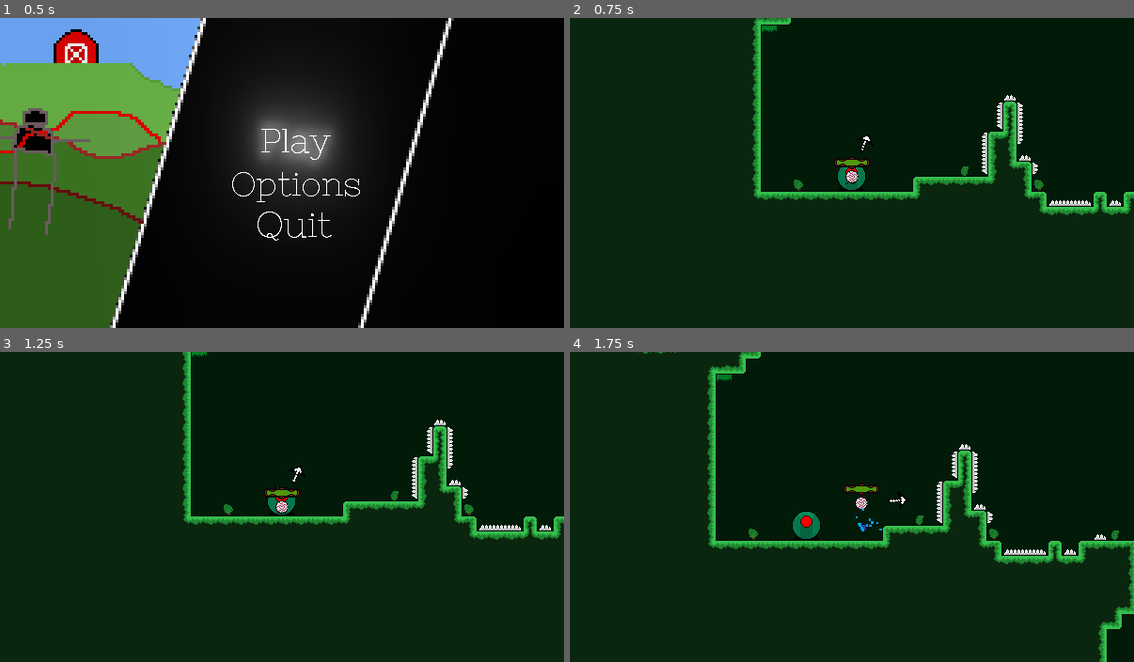
Above: before the commit, frames 1-4 (two rows, left to right).
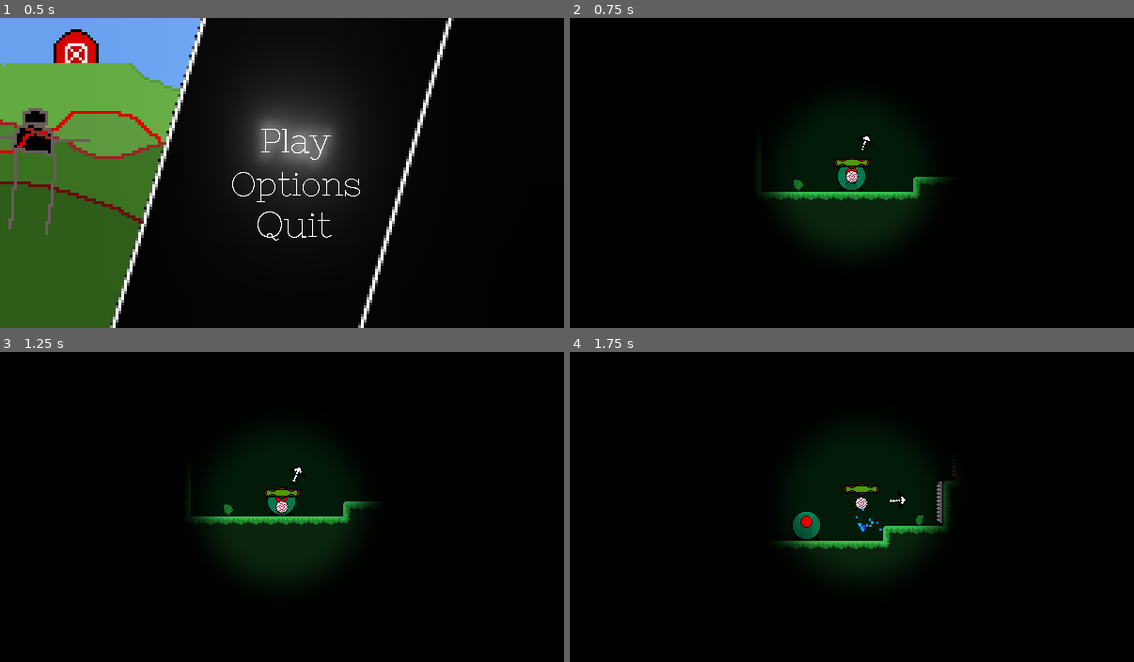
Above: after the commit, the same moments.

Repository: epimetheusgames/EyeSore
Game: Godot game, scene res://MainMenu.tscn
Two runs of this game, one before a commit and one after it. Both use one fixed random seed, a clock stepped at 60 frames per second and the inputs below.
Inputs (mouse positions are in pixels of both pictures, inside the frame that each line leads up to):
- Up to frame 1 (0.5 s): no input
- Up to frame 2 (0.75 s): click (863, 142) at 0.5 s
- Up to frame 3 (1.25 s): no input
- Up to frame 4 (1.75 s): tap Enter (ui_accept) at 1.25 s; move the mouse to (976, 491) at 1.27 s; hold D (movement_right) from 1.28 s (still down); click (976, 491) at 1.35 s; tap Space (movement_jump) at 1.52 s

Frame 1 is identical in both runs. In frame 2, 86% of the frame differs, in the area x 0-100%, y 0-100%; in frame 3, 86%; in frame 4, 86%.

Commit message:
UGGHHHH

Diff:
--- a/OGPC_Project_Native_Directory/Death_Anim_Transition_Darkness.gd
+++ b/OGPC_Project_Native_Directory/Death_Anim_Transition_Darkness.gd
@@ -6,10 +6,10 @@
 
 
 func _physics_process(delta):
-	if Death_Anim_Timer.time_left >= 0:
+	if Death_Anim_Timer.time_left <= 0:
 		has_played_Death_Vignette = false
 	if Death_Anim_Timer.time_left > 0 and Death_Anim_Timer.time_left < 0.9 and has_played_Death_Vignette == false:
 		$Death_Vignette_Player.play("Death_Vignette")
-		has_played_Death_Vignette = false
+		has_played_Death_Vignette = true
 	elif $Death_Vignette_Player.is_playing() == false:
 		$Death_Vignette_Player.stop(true)
--- a/OGPC_Project_Native_Directory/Levels/Level3.tscn
+++ b/OGPC_Project_Native_Directory/Levels/Level3.tscn
@@ -28,9 +28,6 @@
 
 [node name="Player_Body" parent="Save_Functionality" instance=ExtResource( 3 )]
 
-[node name="Sprite" parent="Save_Functionality/Player_Body/Death_Anim_Transition" index="0"]
-visible = false
-
 [node name="Checkpoint" parent="Save_Functionality" instance=ExtResource( 6 )]
 position = Vector2( -1, 0 )
 
--- a/OGPC_Project_Native_Directory/Player.tscn
+++ b/OGPC_Project_Native_Directory/Player.tscn
@@ -16,71 +16,6 @@
 atlas = ExtResource( 12 )
 region = Rect2( 0, 0, 16, 16 )
 
-[sub_resource type="AtlasTexture" id=86]
-flags = 1
-atlas = ExtResource( 6 )
-region = Rect2( 192, 0, 16, 16 )
-
-[sub_resource type="AtlasTexture" id=94]
-flags = 1
-atlas = ExtResource( 12 )
-region = Rect2( 288, 0, 16, 16 )
-
-[sub_resource type="AtlasTexture" id=95]
-flags = 1
-atlas = ExtResource( 12 )
-region = Rect2( 304, 0, 16, 16 )
-
-[sub_resource type="AtlasTexture" id=96]
-flags = 1
-atlas = ExtResource( 12 )
-region = Rect2( 320, 0, 16, 16 )
-
-[sub_resource type="AtlasTexture" id=97]
-flags = 1
-atlas = ExtResource( 12 )
-region = Rect2( 336, 0, 16, 16 )
-
-[sub_resource type="AtlasTexture" id=98]
-flags = 1
-atlas = ExtResource( 12 )
-region = Rect2( 352, 0, 16, 16 )
-
-[sub_resource type="AtlasTexture" id=99]
-flags = 1
-atlas = ExtResource( 12 )
-region = Rect2( 368, 0, 16, 16 )
-
-[sub_resource type="AtlasTexture" id=100]
-flags = 1
-atlas = ExtResource( 12 )
-region = Rect2( 384, 0, 16, 16 )
-
-[sub_resource type="AtlasTexture" id=101]
-flags = 1
-atlas = ExtResource( 12 )
-region = Rect2( 400, 0, 16, 16 )
-
-[sub_resource type="AtlasTexture" id=102]
-flags = 1
-atlas = ExtResource( 12 )
-region = Rect2( 416, 0, 16, 16 )
-
-[sub_resource type="AtlasTexture" id=103]
-flags = 1
-atlas = ExtResource( 12 )
-region = Rect2( 432, 0, 16, 16 )
-
-[sub_resource type="AtlasTexture" id=104]
-flags = 1
-atlas = ExtResource( 12 )
-region = Rect2( 448, 0, 16, 16 )
-
-[sub_resource type="AtlasTexture" id=61]
-flags = 1
-atlas = ExtResource( 6 )
-region = Rect2( 96, 0, 16, 16 )
-
 [sub_resource type="AtlasTexture" id=78]
 flags = 1
 atlas = ExtResource( 11 )
@@ -96,6 +31,86 @@
 atlas = ExtResource( 11 )
 region = Rect2( 32, 0, 16, 16 )
 
+[sub_resource type="AtlasTexture" id=90]
+flags = 1
+atlas = ExtResource( 12 )
+region = Rect2( 48, 0, 16, 16 )
+
+[sub_resource type="AtlasTexture" id=91]
+flags = 1
+atlas = ExtResource( 12 )
+region = Rect2( 64, 0, 16, 16 )
+
+[sub_resource type="AtlasTexture" id=92]
+flags = 1
+atlas = ExtResource( 12 )
+region = Rect2( 80, 0, 16, 16 )
+
+[sub_resource type="AtlasTexture" id=86]
+flags = 1
+atlas = ExtResource( 6 )
+region = Rect2( 192, 0, 16, 16 )
+
+[sub_resource type="AtlasTexture" id=94]
+flags = 1
+atlas = ExtResource( 12 )
+region = Rect2( 288, 0, 16, 16 )
+
+[sub_resource type="AtlasTexture" id=95]
+flags = 1
+atlas = ExtResource( 12 )
+region = Rect2( 304, 0, 16, 16 )
+
+[sub_resource type="AtlasTexture" id=96]
+flags = 1
+atlas = ExtResource( 12 )
+region = Rect2( 320, 0, 16, 16 )
+
+[sub_resource type="AtlasTexture" id=97]
+flags = 1
+atlas = ExtResource( 12 )
+region = Rect2( 336, 0, 16, 16 )
+
+[sub_resource type="AtlasTexture" id=98]
+flags = 1
+atlas = ExtResource( 12 )
+region = Rect2( 352, 0, 16, 16 )
+
+[sub_resource type="AtlasTexture" id=99]
+flags = 1
+atlas = ExtResource( 12 )
+region = Rect2( 368, 0, 16, 16 )
+
+[sub_resource type="AtlasTexture" id=100]
+flags = 1
+atlas = ExtResource( 12 )
+region = Rect2( 384, 0, 16, 16 )
+
+[sub_resource type="AtlasTexture" id=101]
+flags = 1
+atlas = ExtResource( 12 )
+region = Rect2( 400, 0, 16, 16 )
+
+[sub_resource type="AtlasTexture" id=102]
+flags = 1
+atlas = ExtResource( 12 )
+region = Rect2( 416, 0, 16, 16 )
+
+[sub_resource type="AtlasTexture" id=103]
+flags = 1
+atlas = ExtResource( 12 )
+region = Rect2( 432, 0, 16, 16 )
+
+[sub_resource type="AtlasTexture" id=104]
+flags = 1
+atlas = ExtResource( 12 )
+region = Rect2( 448, 0, 16, 16 )
+
+[sub_resource type="AtlasTexture" id=61]
+flags = 1
+atlas = ExtResource( 6 )
+region = Rect2( 96, 0, 16, 16 )
+
 [sub_resource type="AtlasTexture" id=56]
 flags = 1
 atlas = ExtResource( 6 )
@@ -145,21 +160,6 @@
 flags = 1
 atlas = ExtResource( 6 )
 region = Rect2( 176, 0, 16, 16 )
-
-[sub_resource type="AtlasTexture" id=90]
-flags = 1
-atlas = ExtResource( 12 )
-region = Rect2( 48, 0, 16, 16 )
-
-[sub_resource type="AtlasTexture" id=91]
-flags = 1
-atlas = ExtResource( 12 )
-region = Rect2( 64, 0, 16, 16 )
-
-[sub_resource type="AtlasTexture" id=92]
-flags = 1
-atlas = ExtResource( 12 )
-region = Rect2( 80, 0, 16, 16 )
 
 [sub_resource type="AtlasTexture" id=87]
 flags = 1
@@ -183,6 +183,16 @@
 "name": "Idle_Left",
 "speed": 5.0
 }, {
+"frames": [ SubResource( 78 ), SubResource( 79 ), SubResource( 80 ) ],
+"loop": false,
+"name": "Jumping_Center",
+"speed": 15.0
+}, {
+"frames": [ SubResource( 90 ), SubResource( 91 ), SubResource( 92 ) ],
+"loop": false,
+"name": "Jumping_Right",
+"speed": 15.0
+}, {
 "frames": [ SubResource( 86 ), SubResource( 94 ), SubResource( 95 ), SubResource( 96 ), SubResource( 97 ), SubResource( 98 ), SubResource( 99 ), SubResource( 100 ), SubResource( 101 ), SubResource( 102 ), SubResource( 103 ), SubResource( 104 ) ],
 "loop": true,
 "name": "Walking_Left",
@@ -193,20 +203,10 @@
 "name": "Idle_Right",
 "speed": 5.0
 }, {
-"frames": [ SubResource( 78 ), SubResource( 79 ), SubResource( 80 ) ],
-"loop": false,
-"name": "Jumping_Center",
-"speed": 15.0
-}, {
 "frames": [ SubResource( 56 ), SubResource( 57 ), SubResource( 58 ), SubResource( 59 ), SubResource( 60 ), SubResource( 61 ), SubResource( 62 ), SubResource( 63 ), SubResource( 64 ), SubResource( 65 ), SubResource( 66 ) ],
 "loop": true,
 "name": "Walking_Right",
 "speed": 20.0
-}, {
-"frames": [ SubResource( 90 ), SubResource( 91 ), SubResource( 92 ) ],
-"loop": false,
-"name": "Jumping_Right",
-"speed": 15.0
 }, {
 "frames": [ SubResource( 87 ), SubResource( 88 ), SubResource( 89 ) ],
 "loop": false,
@@ -220,7 +220,7 @@
 
 [sub_resource type="Animation" id=106]
 resource_name = "Death_Vignette"
-length = 0.5
+length = 0.3
 tracks/0/type = "value"
 tracks/0/path = NodePath("Sprite:scale")
 tracks/0/interp = 1
@@ -228,7 +228,7 @@
 tracks/0/imported = false
 tracks/0/enabled = true
 tracks/0/keys = {
-"times": PoolRealArray( 0, 0.5 ),
+"times": PoolRealArray( 0, 0.3 ),
 "transitions": PoolRealArray( 1, 1 ),
 "update": 0,
 "values": [ Vector2( 500, 500 ), Vector2( 0.7, 0.7 ) ]
@@ -320,6 +320,7 @@
 [node name="Sprite" type="Sprite" parent="Death_Anim_Transition"]
 position = Vector2( 0, -8 )
 scale = Vector2( 3, 3 )
+z_index = 5
 texture = ExtResource( 4 )
 
 [node name="Death_Vignette_Player" type="AnimationPlayer" parent="Death_Anim_Transition"]
